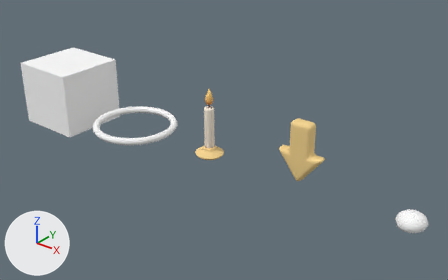
Renders of the glTF model gobble-kitchen/src/assets/models/props.glb from each side of a commit.
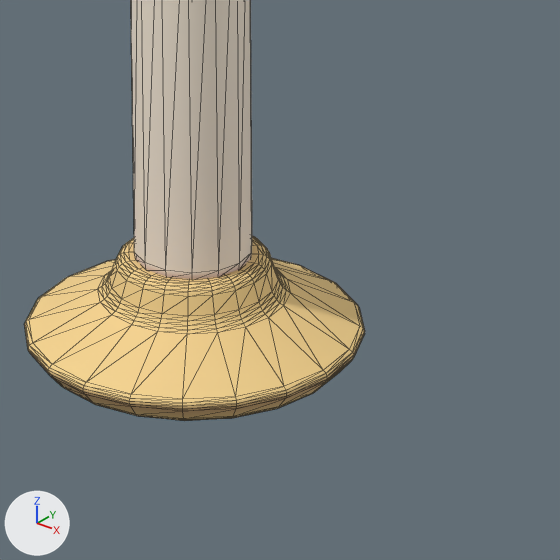
The first picture shows the older version from a camera (50 mm lens) standing at (2.687, -2.001, 1.342) and looking at (1.045, 0.052, 0.07). The close-ups show the older and then the newer version on the part from 43% to 54% of the width and 44% to 61% of the height of that picture. Only the edits that show in the close-ups are written down. Lighting does not change. The marker at lower left points along +X, +Y and +Z. The close-ups show mesh edges as thin lines. Where no turn or scale is listed for an object, it has been applied to the vertices. Vertices at exactly the same position are counted once.

In view in the first close-up: 'candle_body__geo'.
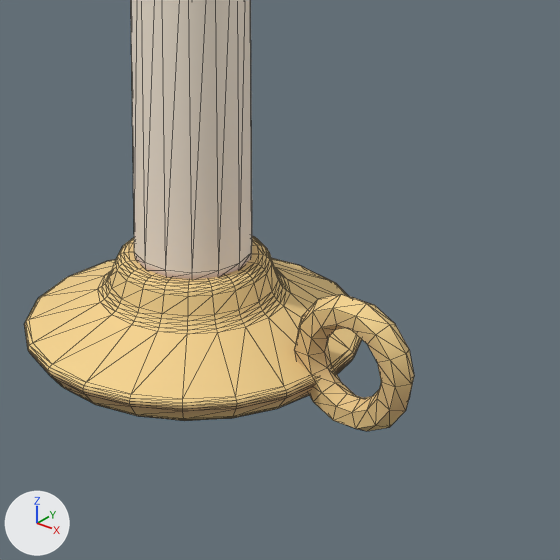
Where the newer file only moved an object's origin or applied its transform, the numbers keep the older frame.

What differs and where, as boxes (x1, y1, x2, y2) in the close-ups (560 x 560 px):
'candle_body__geo', reshaped
    before: (24, 0, 365, 421)
    after: (24, 0, 414, 431)
part 1 of me_candle_body, added
    after: (294, 294, 414, 431)
part 2 of me_candle_body, edited (looks the same)
    both: (215, 0, 361, 408)

Diff of the bpy script that builds the scene:
```diff
--- a/gobble-kitchen/src/assets/models/props.glb.py
+++ b/gobble-kitchen/src/assets/models/props.glb.py
@@ me_candle_body @@
 # used by ob_candle_body__geo; location = (1.0, 0.0, 0.129)
-me_candle_body.from_pydata(...)  # 606 vertices, 1200 faces; spans x -0.068..0.068, y -0.068..0.068, z -0.129..0.129
+me_candle_body.from_pydata(...)  # 714 vertices, 1408 faces; spans x -0.068..0.111, y -0.068..0.068, z -0.135..0.129
+# me_candle_body part 1: a new loose piece of 84 vertices spanning x 0.053..0.111, y -0.006..0.006, z -0.135..-0.079, in mat_vc
+# me_candle_body part 2: 79 kept faces spanning x 0.021..0.068, y -0.04..0.04, z -0.127..0.103 get new vertex colours; the middle colour goes from beige #f2d18c to beige #f0cd8a
+# other edits to the shape of me_candle_body do not show in these pictures
 me_candle_body.materials.append(mat_vc)
```
